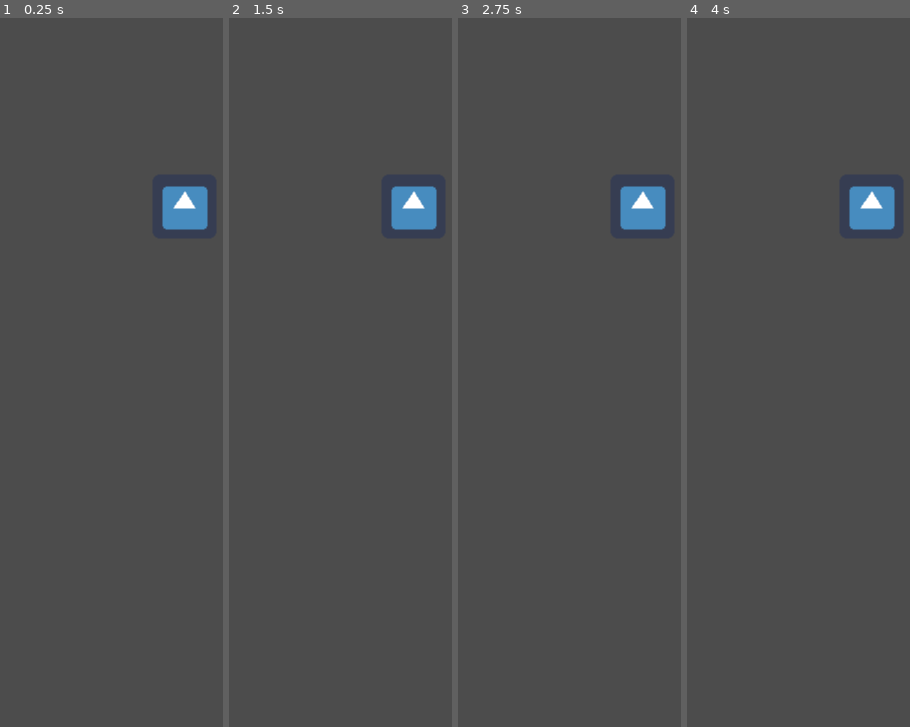
Above: before the commit, frames 1-4 (left to right).
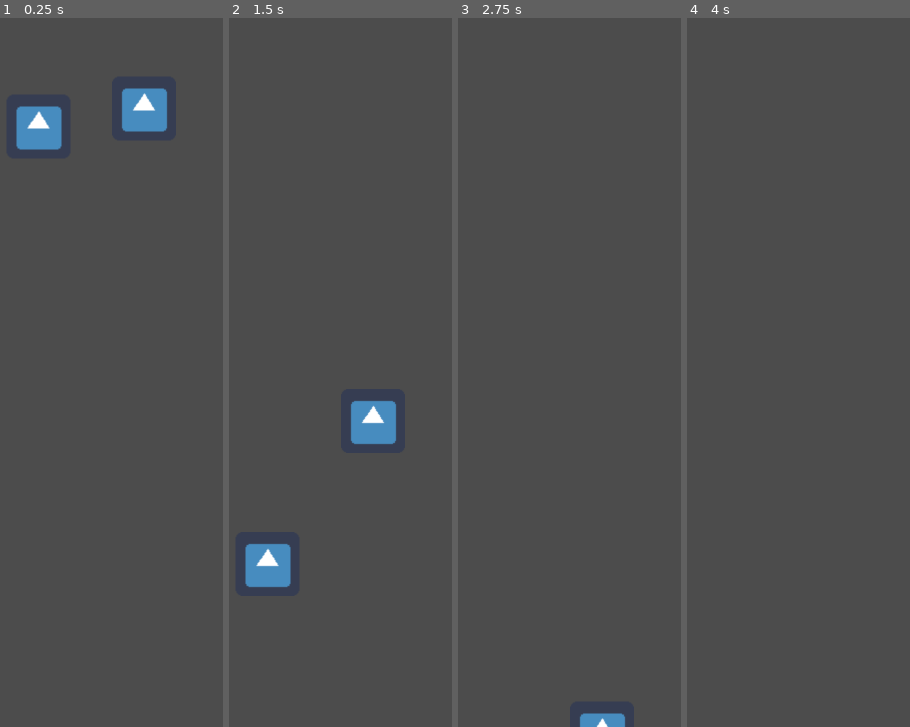
Above: after the commit, the same moments.

Repository: eastonman/trivialwar
Game: Godot game, scene res://Main.tscn
Two runs of this game, one before a commit and one after it. Both use one fixed random seed, a clock stepped at 60 frames per second and the inputs below. The engine's default icon, where the game draws it, is replaced by a stand-in: a white triangle on a blue panel in a dark square.
Inputs:
- Up to frame 1 (0.25 s): no input
- Up to frame 2 (1.5 s): no input
- Up to frame 3 (2.75 s): no input
- Up to frame 4 (4 s): tap Enter at 3.5 s

The runs differ from the first frame. In frame 1, 3.8% of the frame differs, in the area x 7-94%, y 9-30%; in frame 2, 3.7%; in frame 3, 1.7%; in frame 4, 1.3%.

Commit message:
add enemy

Diff:
--- a/Main.tscn
+++ b/Main.tscn
@@ -1,20 +1,12 @@
 [gd_scene load_steps=3 format=2]
 
-[ext_resource path="res://icon.png" type="Texture" id=1]
-
-[sub_resource type="ConvexPolygonShape2D" id=1]
+[ext_resource path="res://enemy/Mob.tscn" type="PackedScene" id=1]
+[ext_resource path="res://enemy/Elite.tscn" type="PackedScene" id=2]
 
 [node name="Node2D" type="Node2D"]
 
-[node name="HeroAircraft" type="Area2D" parent="."]
-position = Vector2( 535, 559 )
-scale = Vector2( 2, 2 )
-__meta__ = {
-"_edit_group_": true
-}
+[node name="Mob" parent="." instance=ExtResource( 1 )]
+position = Vector2( 454, 238 )
 
-[node name="CollisionShape2D" type="CollisionShape2D" parent="HeroAircraft"]
-shape = SubResource( 1 )
-
-[node name="Sprite" type="Sprite" parent="HeroAircraft"]
-texture = ExtResource( 1 )
+[node name="Eilte" parent="." instance=ExtResource( 2 )]
+position = Vector2( 243, 224 )
--- /dev/null
+++ b/enemy/Elite.tscn
@@ -0,0 +1,7 @@
+[gd_scene load_steps=3 format=2]
+
+[ext_resource path="res://enemy/Mob.tscn" type="PackedScene" id=1]
+[ext_resource path="res://enemy/elite.gd" type="Script" id=2]
+
+[node name="Eilte" instance=ExtResource( 1 )]
+script = ExtResource( 2 )
--- /dev/null
+++ b/enemy/Mob.tscn
@@ -0,0 +1,20 @@
+[gd_scene load_steps=4 format=2]
+
+[ext_resource path="res://icon.png" type="Texture" id=1]
+[ext_resource path="res://enemy/mob.gd" type="Script" id=2]
+
+[sub_resource type="ConvexPolygonShape2D" id=1]
+
+[node name="Mob" type="RigidBody2D"]
+script = ExtResource( 2 )
+
+[node name="CollisionShape2D" type="CollisionShape2D" parent="."]
+shape = SubResource( 1 )
+
+[node name="Sprite" type="Sprite" parent="."]
+scale = Vector2( 2, 2 )
+texture = ExtResource( 1 )
+
+[node name="VisibilityNotifier2D" type="VisibilityNotifier2D" parent="."]
+
+[connection signal="screen_exited" from="VisibilityNotifier2D" to="." method="_on_VisibilityNotifier2D_screen_exited"]
--- /dev/null
+++ b/enemy/elite.gd
@@ -0,0 +1,4 @@
+extends "res://enemy/mob.gd"
+
+func _init():
+	speed = 700
--- /dev/null
+++ b/enemy/mob.gd
@@ -0,0 +1,13 @@
+extends RigidBody2D
+
+
+var speed = 500
+
+func _process(delta):
+	var velocity = Vector2.DOWN * speed
+	position += velocity * delta
+
+
+func _on_VisibilityNotifier2D_screen_exited():
+	queue_free()
+	pass # Replace with function body.
--- a/project.godot
+++ b/project.godot
@@ -7,6 +7,16 @@
 ;   param=value ; assign values to parameters
 
 config_version=4
+
+_global_script_classes=[ {
+"base": "",
+"class": "GitAPI",
+"language": "NativeScript",
+"path": "res://addons/godot-git-plugin/git_api.gdns"
+} ]
+_global_script_class_icons={
+"GitAPI": ""
+}
 
 [application]
 
@@ -27,7 +37,7 @@
 
 [gdnative]
 
-singletons=[  ]
+singletons=[ "res://addons/godot-git-plugin/git_api.gdnlib" ]
 
 [physics]
 
